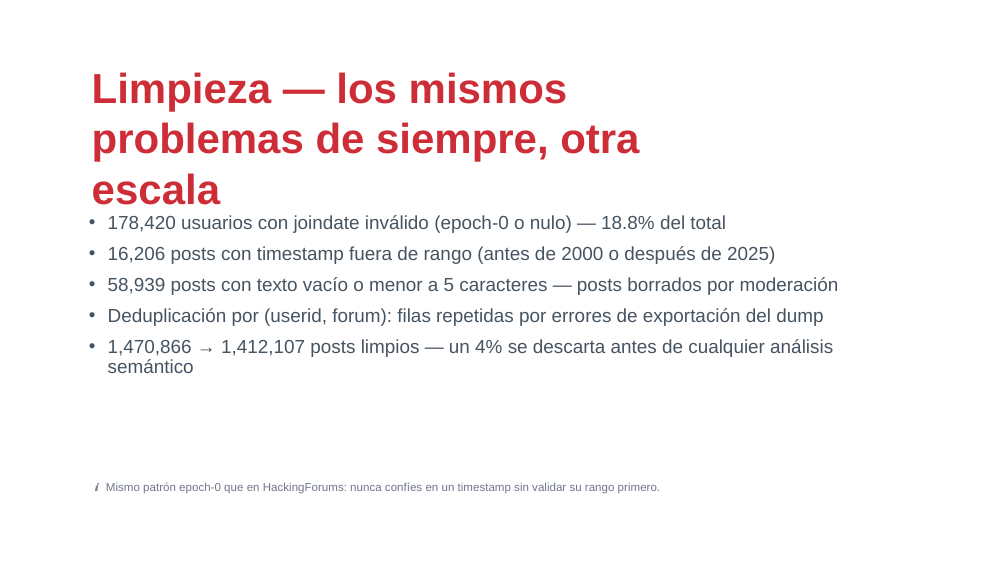
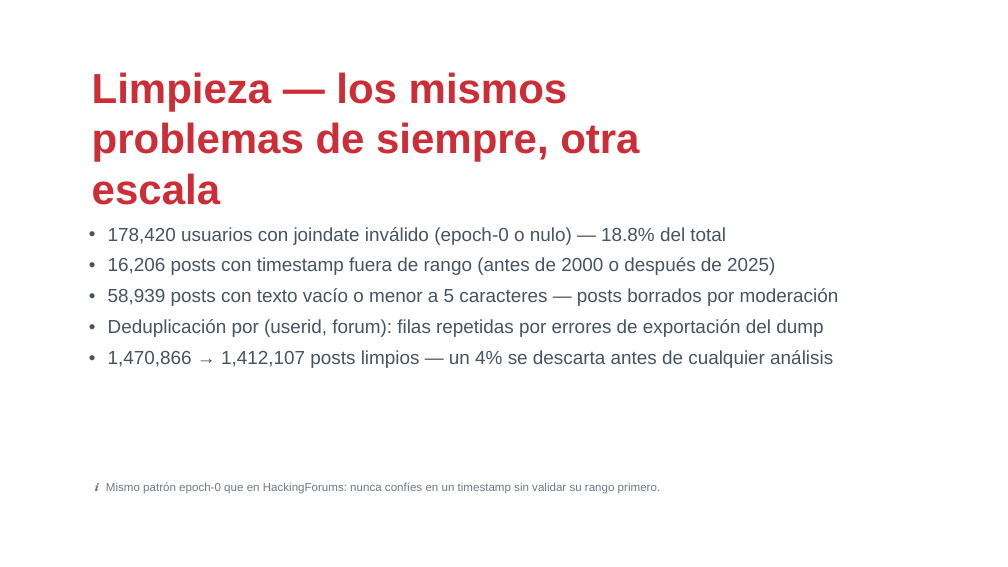
Before and after one commit to drj3ky11/FearOfTheDark, a slide deck: slide 7 of CardingForums/csbc26_caso_cardingforums.pptx (slide 8 before the commit). Drawn at 1008x567 pixels with LibreOffice and Linux fonts; fonts in the diff are those of the drawing; background and template pictures are left out. Boxes give left, top, right and bottom in pixels: in the first picture for what was removed or moved away, otherwise in the second. Text is boxed around its words. In the diff, an @@ line names an element or a change of style, - is before the commit and + after.

Commit message:
feat: reenfocar los 3 casos prácticos en una técnica protagonista
Cada caso propio (CardingForums, HackingForums, IronMarch) reduce ahora
lo genérico/redundante con Ransomware o entre sí y profundiza su hilo
conductor: IronMarch en centralidad + ground truth judicial, HackingForums
en atribución cross-foro multi-señal (incluida persistencia real
verificada entre los 4 snapshots de OGUsers), CardingForums en Louvain +
especialización de mercado. Notebooks y .pptx regenerados en los tres.

También: correcciones de bloque0_ecosistema (guion y contenido según
revisión) y ajustes globales en _shared/theme.py (tamaño de etiqueta de
sección, aire título-cuerpo, color de viñeta en two_col_slide).

```diff
--- a/CardingForums/csbc26_caso_cardingforums.pptx
+++ b/CardingForums/csbc26_caso_cardingforums.pptx
@@ text "178,420 usuarios con joindate inválido ...": place and size @@
-text "178,420 usuarios con joindate inválido ..." at [108, 215, 839, 373]
+text "178,420 usuarios con joindate inválido ..." at [108, 227, 839, 368]
@@ text at [108, 350, 833, 368]: text changed @@
-• 1,470,866 → 1,412,107 posts limpios — un 4% se descarta antes de cualquier análisis semántico
+• 1,470,866 → 1,412,107 posts limpios — un 4% se descarta antes de cualquier análisis
```
Also in this commit, not shown: 14 other slides changed, 5 slides added, 6 slides removed, 13 other files.
